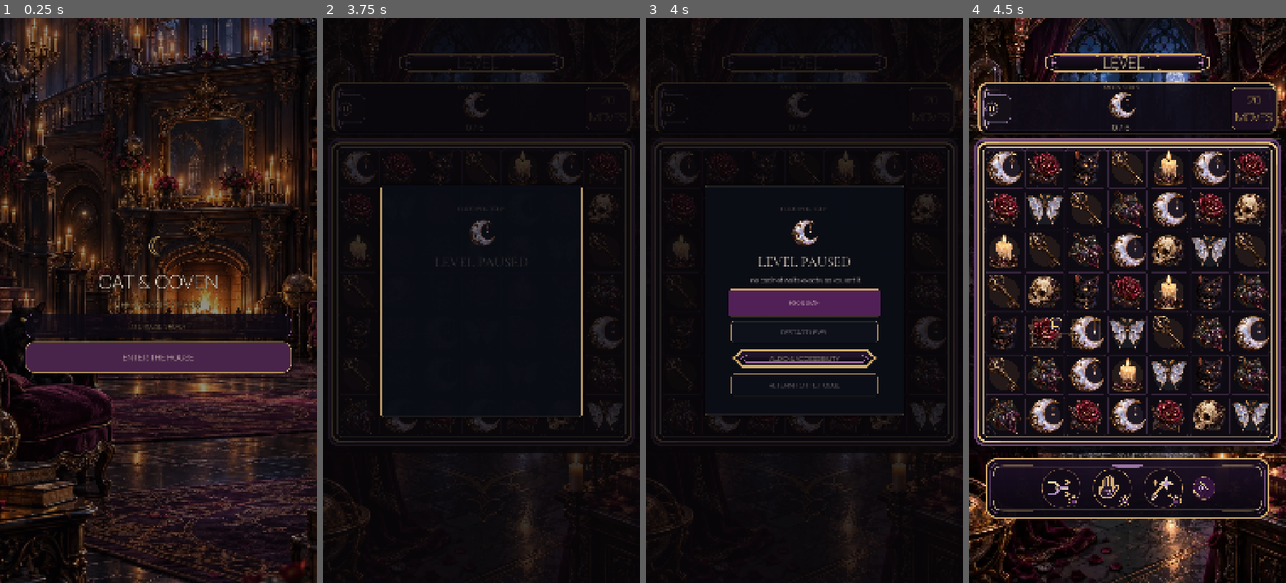
Above: before the commit, frames 1-4 (left to right).
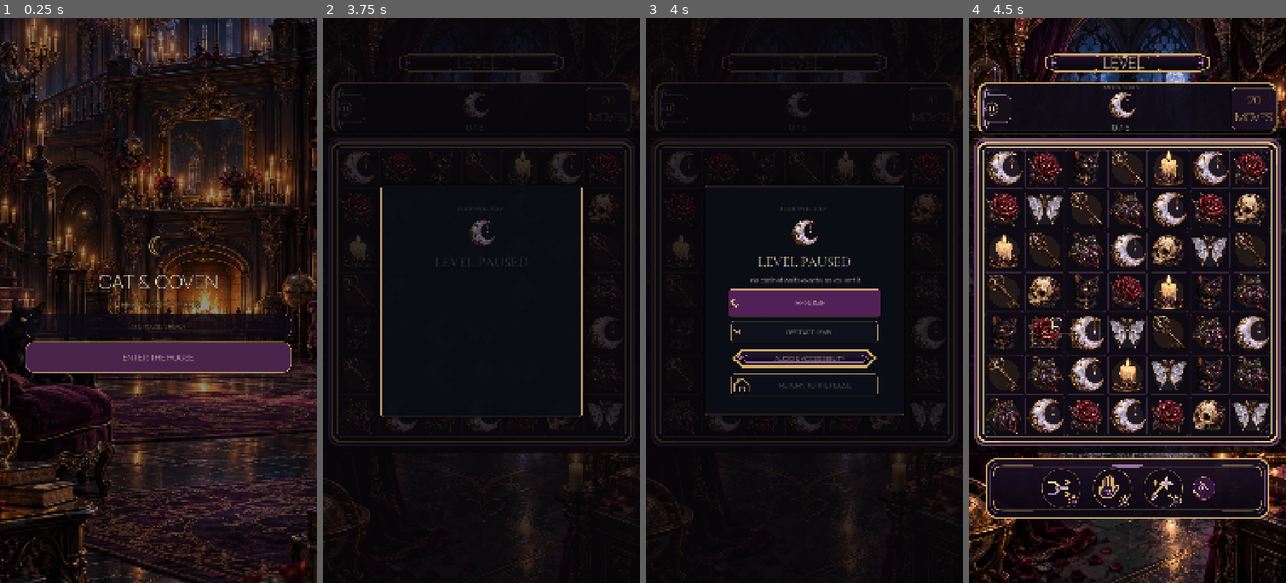
Above: after the commit, the same moments.

Repository: Jay-prodesign/akilta-match3
Game: Godot game, scene res://src/app/app_bootstrap.tscn
Two runs of this game, one before a commit and one after it. Both use one fixed random seed, a clock stepped at 60 frames per second and the inputs below.
Inputs (mouse positions are in pixels of both pictures, inside the frame that each line leads up to):
- Up to frame 1 (0.25 s): no input
- Up to frame 2 (3.75 s): click "ENTER THE HOUSE" at 0.5 s; click "PLAY LEVEL 1" at 1.25 s; click "1" at 2 s; click "PLAY" at 2.75 s; click (351, 108) at 3.5 s
- Up to frame 3 (4 s): no input
- Up to frame 4 (4.5 s): click "RESTART LEVEL" at 4.25 s

Frames 1-2 are identical in both runs. In frame 3, 0.4% of the frame differs, in the area x 26-65%, y 49-67%; in frame 4, nothing differs.

Commit message:
Give pause actions authored icon-led hierarchy

Diff:
--- a/src/ui/gameplay/gameplay_screen.gd
+++ b/src/ui/gameplay/gameplay_screen.gd
@@ -189,6 +189,13 @@
 		gameplay_hud.move_child(pause_button, 1)
 	pause_button.icon = PieceAssetLoader.ornament(GAMEPLAY_PAUSE_ICON_PATH)
 	pause_sigil.texture = PieceAssetLoader.ornament(String(OBJECTIVE_ART_PATHS["moon"]))
+	pause_resume.icon = PieceAssetLoader.ornament(String(OBJECTIVE_ART_PATHS["moon"]))
+	pause_retry.icon = PieceAssetLoader.ornament(String(NORTH_STAR_BOOSTER_ART_PATHS["shuffle"]))
+	pause_settings.icon = PieceAssetLoader.ornament("res://assets/ui/ui_settings.svg")
+	pause_exit.icon = PieceAssetLoader.ornament("res://assets/ui/nav_house.webp")
+	for pause_action in [pause_resume, pause_retry, pause_settings, pause_exit]:
+		pause_action.expand_icon = true
+		pause_action.icon_alignment = HORIZONTAL_ALIGNMENT_LEFT
 	pause_button.set_meta("production_chrome_kind", "gameplay_pause_icon")
 	pause_button.set_meta("production_chrome_asset", GAMEPLAY_PAUSE_ICON_PATH)
 	ProductionChrome.apply_gameplay_action_button(pause_resume, "primary", "pause_resume")
